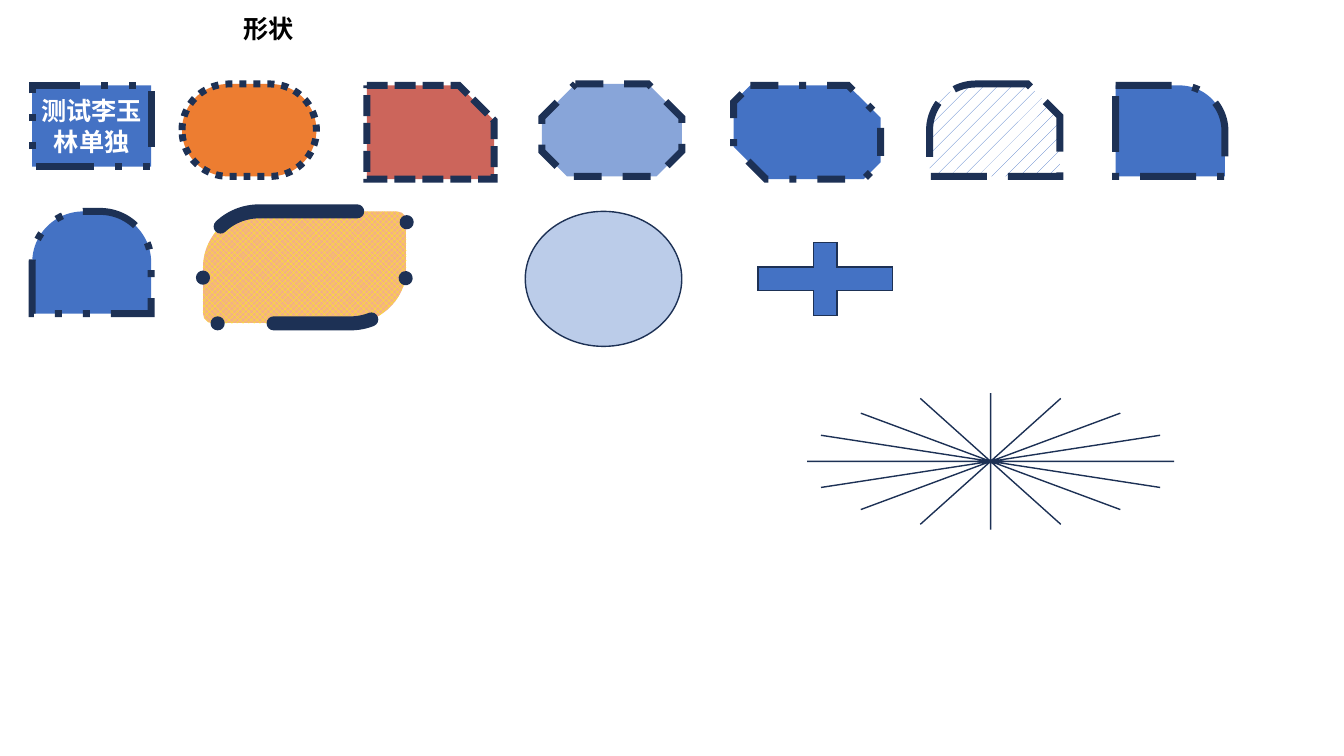
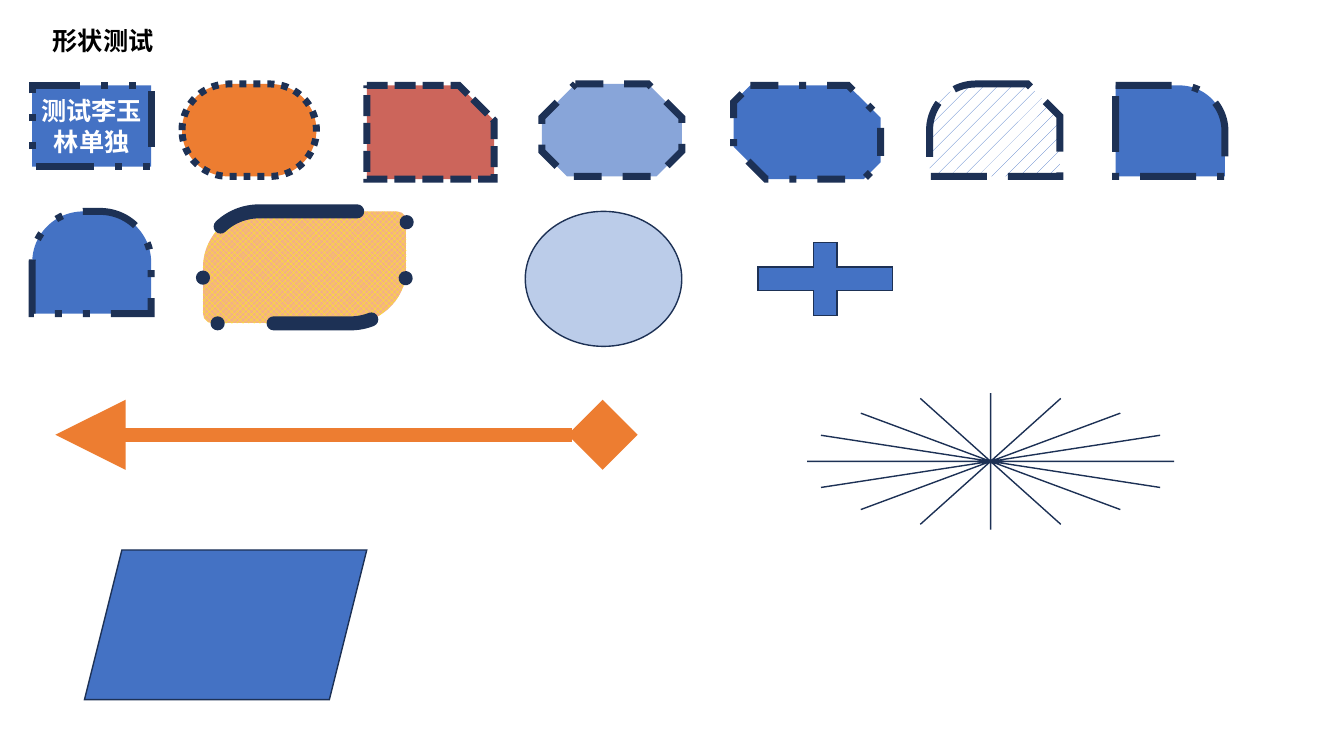
Before and after one commit to 501351981/vue-office, a slide deck: slide 1 of examples/dist/static/test-files/test.pptx (slide 2 before the commit). Drawn at 1344x756 pixels with LibreOffice and Linux fonts; fonts in the diff are those of the drawing. Boxes give left, top, right and bottom in pixels: in the first picture for what was removed or moved away, otherwise in the second. Text is boxed around its words. In the diff, an @@ line names an element or a change of style, - is before the commit and + after.

```diff
--- a/examples/dist/static/test-files/test.pptx
+++ b/examples/dist/static/test-files/test.pptx
@@ text at [53, 28, 154, 53]: text changed @@
-形状
+形状测试
@@ double arrow added from (55, 435) to (603, 435), #ED7D31 10 pt @@
@@ parallelogram added at [85, 551, 367, 701], fill #4472C4, outline #1E3256 1 pt @@
```
Also in this commit, not shown: 2 other slides changed, 1 slide added, 2 slides removed, 16 other files.
